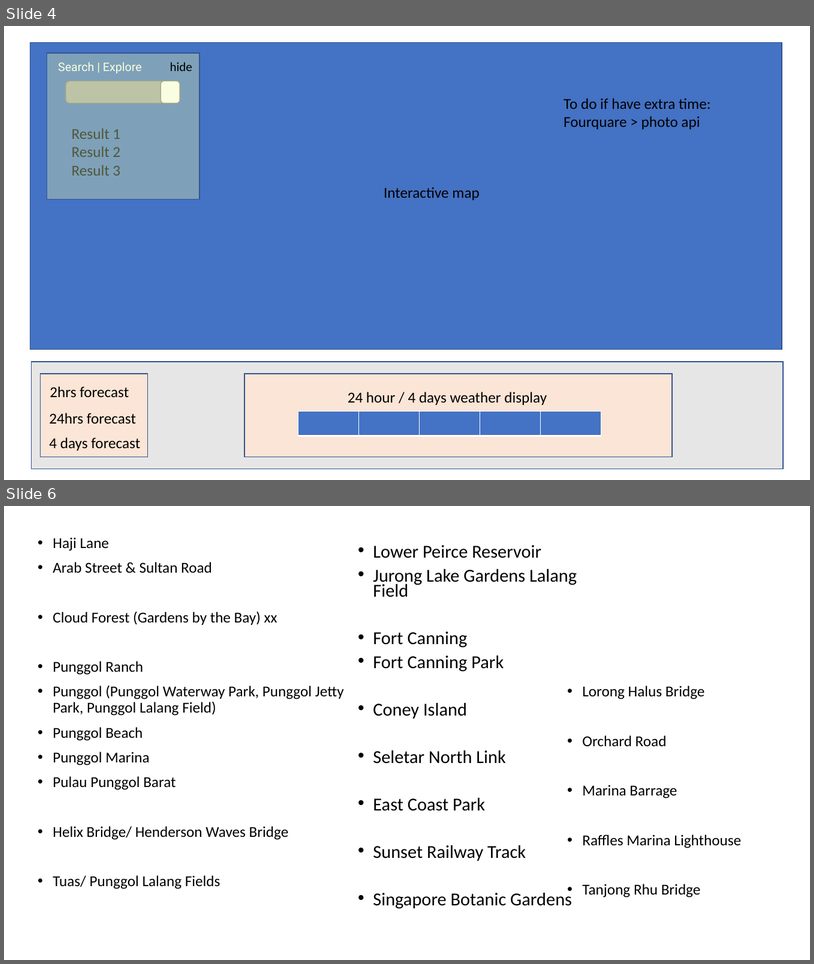
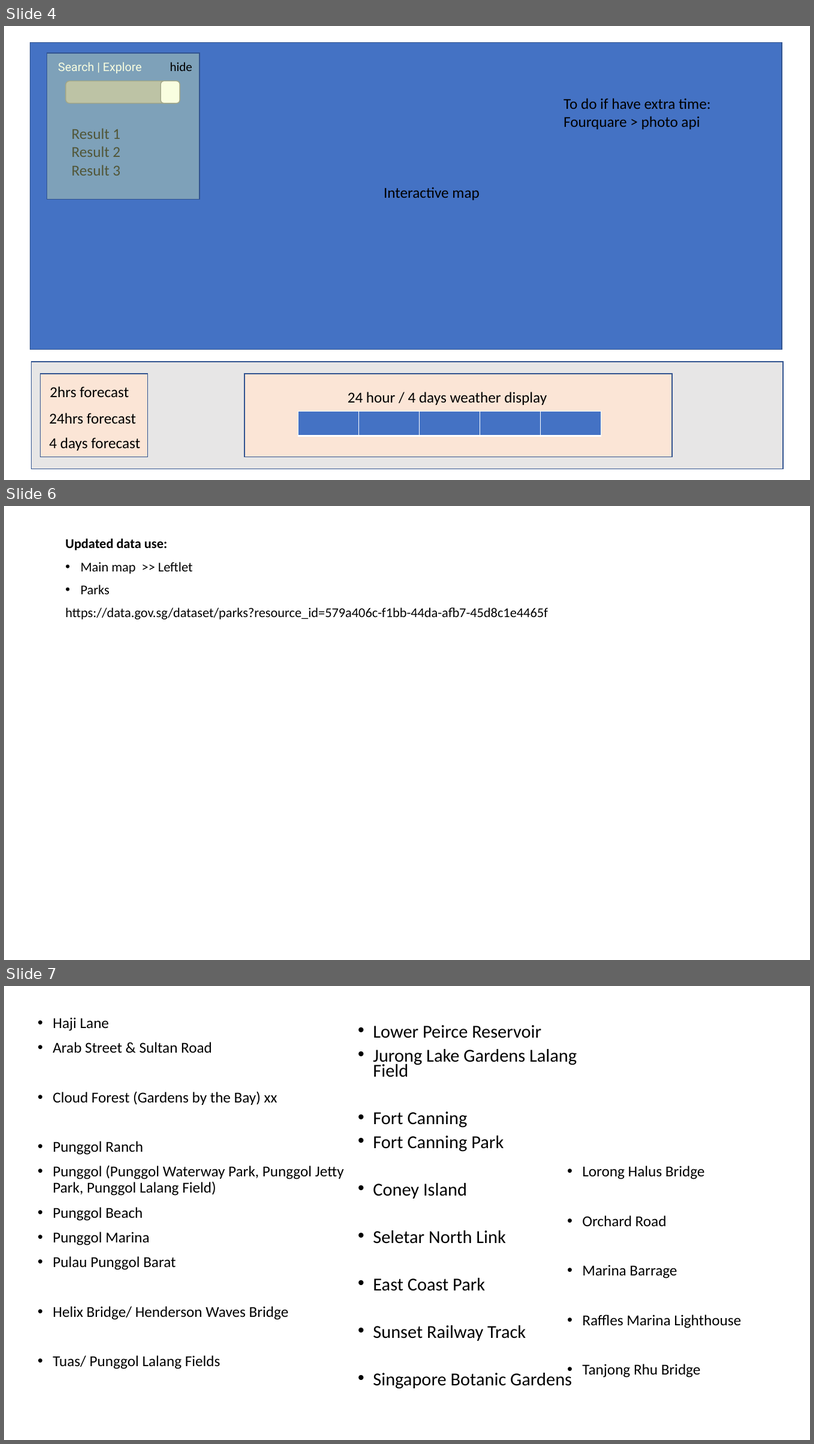
Before and after one commit to annette-p/pre-wedding-photoshoot-locations, a slide deck: wireframe.pptx. Shown one above the other, each under a label of ours: slides 4 and 6 before the commit, slides 4, 6 and 7 after it; the slides between them are not shown. The pictures are 814x964 and 814x1444 pixels, drawn with LibreOffice and Linux fonts; fonts in the diff are those of the drawing. Boxes give left, top, right and bottom in pixels: in the first picture for what was removed or moved away, otherwise in the second. Text is boxed around its words. In the diff, an @@ line names an element or a change of style, - is before the commit and + after.

Commit message:
add geo data for national parks

```diff
--- a/wireframe.pptx
+++ b/wireframe.pptx
@@ slide 6 added at bbox=[4, 506, 810, 960], background #FFFFFF @@
@@ text added at bbox=[65, 538, 548, 619], 16 pt, text #000000 @@
+Updated data use:
+• Main map >> Leftlet
+• Parks
+https://data.gov.sg/dataset/parks?resource_id=579a406c-f1bb-44da-afb7-45d8c1e4465f
@@ what was slide 6 is now slide 7 @@
```
Also in this commit, not shown: 1 slide changed, 4 other files.
